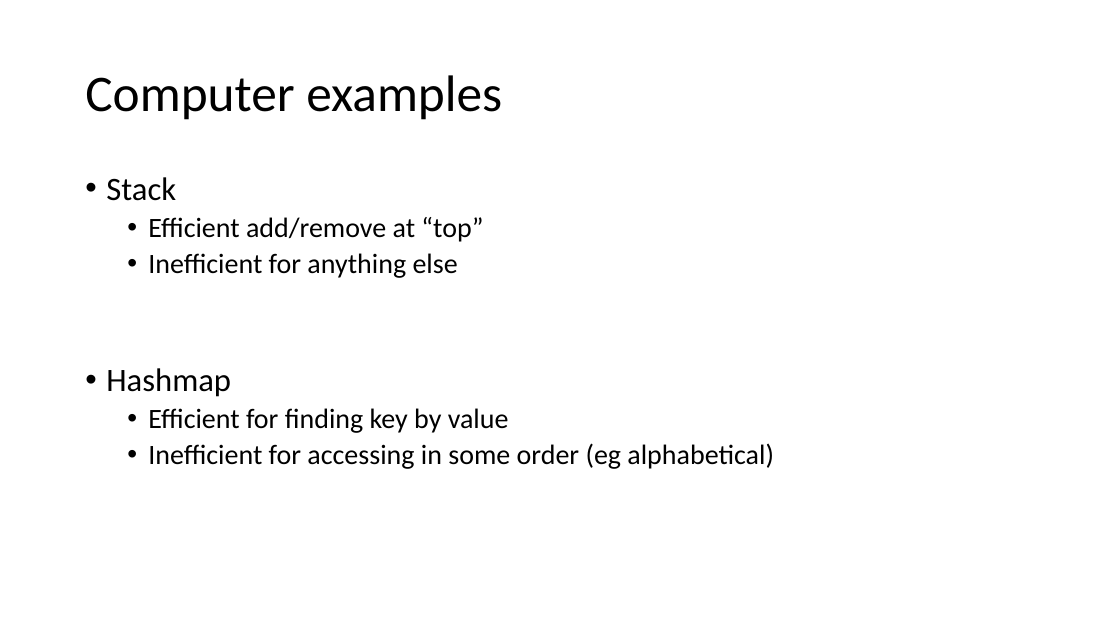
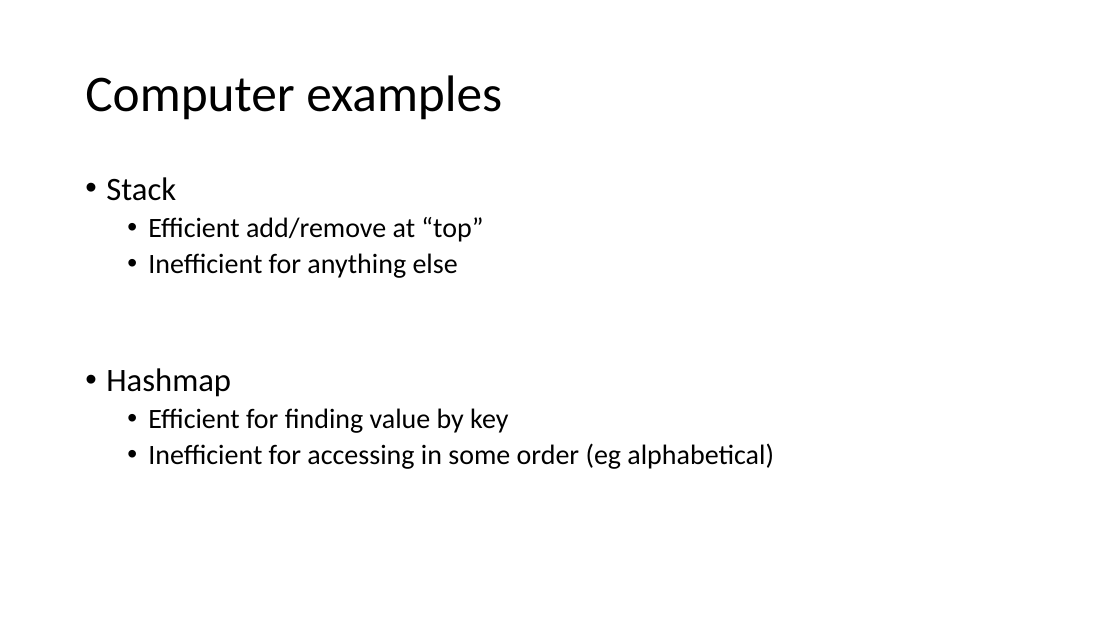
Before and after one commit to skalakm/232, a slide deck: slide 5 of notes.pptx. Drawn at 1120x630 pixels with LibreOffice and Linux fonts; fonts in the diff are those of the drawing. Boxes give left, top, right and bottom in pixels: in the first picture for what was removed or moved away, otherwise in the second. Text is boxed around its words. In the diff, an @@ line names an element or a change of style, - is before the commit and + after.

Commit message:
fixed hashmap description

```diff
--- a/notes.pptx
+++ b/notes.pptx
@@ text at (148, 408, 508, 433): text changed @@
-  • Efficient for finding key by value
+  • Efficient for finding value by key
```
